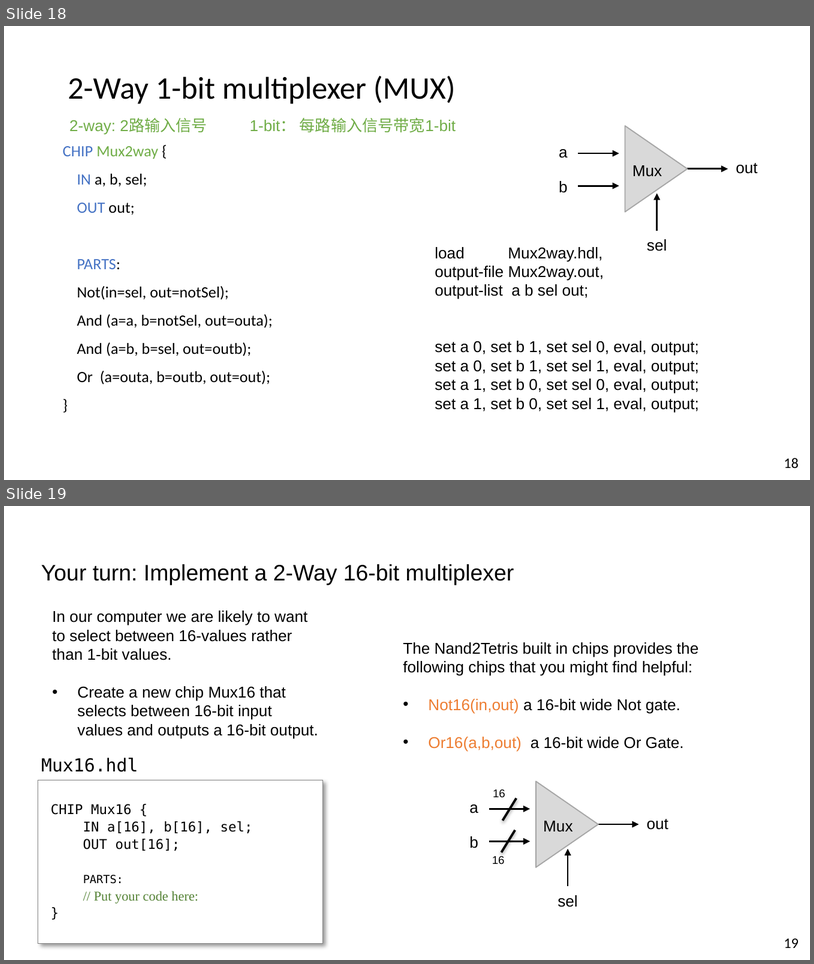
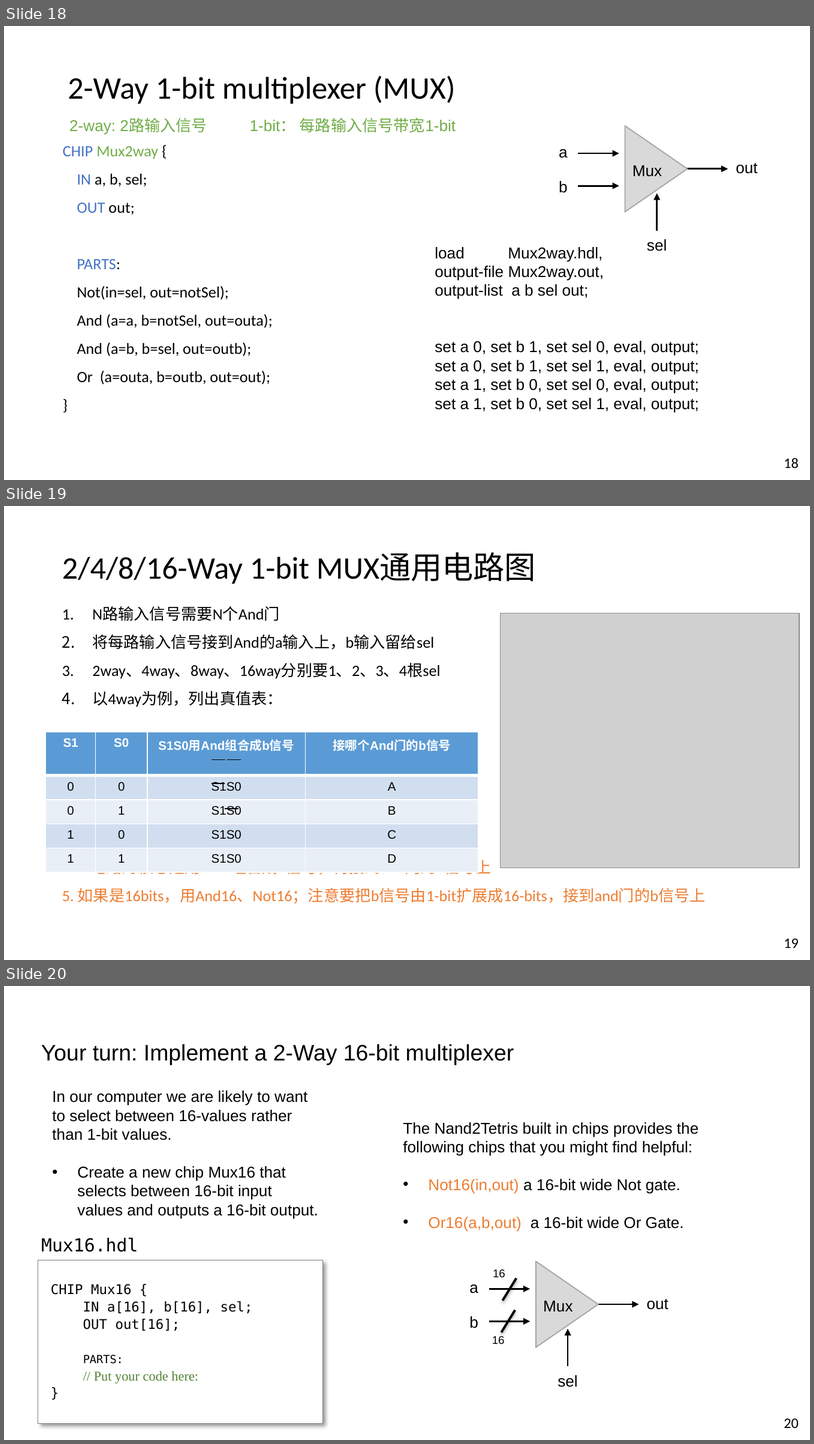
Before and after one commit to vcboy1/Leeds, a slide deck: 26fall/1860/Lecture/Week1.5/Lab 1.5.2 HDL & CAD LAB 2.pptx. Shown one above the other, each under a label of ours: slides 18 and 19 before the commit, slides 18, 19 and 20 after it. The pictures are 814x964 and 814x1444 pixels, drawn with LibreOffice and Linux fonts; fonts in the diff are those of the drawing; grey boxes stand for pictures; background and template pictures are left out. Boxes give left, top, right and bottom in pixels: in the first picture for what was removed or moved away, otherwise in the second. Text is boxed around its words. In the diff, an @@ line names an element or a change of style, - is before the commit and + after.

```diff
--- a/26fall/1860/Lecture/Week1.5/Lab 1.5.2 HDL & CAD LAB 2.pptx
+++ b/26fall/1860/Lecture/Week1.5/Lab 1.5.2 HDL & CAD LAB 2.pptx
@@ slide 19 added at bbox=[4, 506, 810, 960], background picture (left out) @@
@@ text added at bbox=[62, 552, 536, 584], 28 pt, text #000000 @@
+2/4/8/16-Way 1-bit MUX通用电路图
@@ text added at bbox=[62, 607, 706, 903], 14 pt, text #ED7D31 @@
+1. N路输入信号需要N个And门
+2. 将每路输入信号接到And的a输入上，b输入留给sel
+3. 2way、4way、8way、16way分别要1、2、3、4根sel
+4. 以4way为例，列出真值表：
+Mux电路的核心是用S1S0组合成b信号，再接到and门的b信号上
+5. 如果是16bits，用And16、Not16；注意要把b信号由1-bit扩展成16-bits，接到and门的b信号上
@@ picture added at bbox=[501, 613, 800, 867] @@
@@ table added at bbox=[46, 732, 479, 865], 5 rows, 4 columns @@
+S1 | S0 | S1S0用And组合成b信号 | 接哪个And门的b信号
+0 | 0 | S1S0 | A
+0 | 1 | S1S0 | B
+1 | 0 | S1S0 | C
+1 | 1 | S1S0 | D
@@ line added from (212, 759) to (226, 759), #000000 0.75 pt @@
@@ line added from (227, 759) to (241, 759), #000000 0.75 pt @@
@@ line added from (211, 783) to (225, 783), #000000 0.75 pt @@
@@ line added from (225, 808) to (239, 808), #000000 0.75 pt @@
@@ page number added at bbox=[784, 938, 799, 948], 13 pt, text #000000 @@
+19
@@ what was slide 19 is now slide 20 @@
@@ page number at bbox=[784, 1418, 799, 1428]: text changed @@
-19
+20
```
Also in this commit, not shown: 3 slides changed, 1 other slide added, 10 other files.
